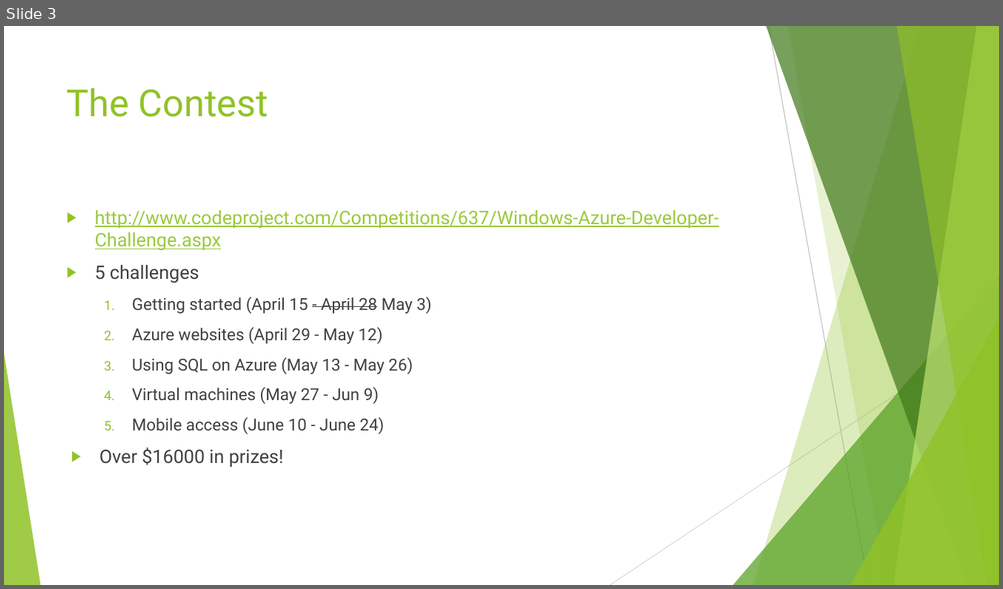
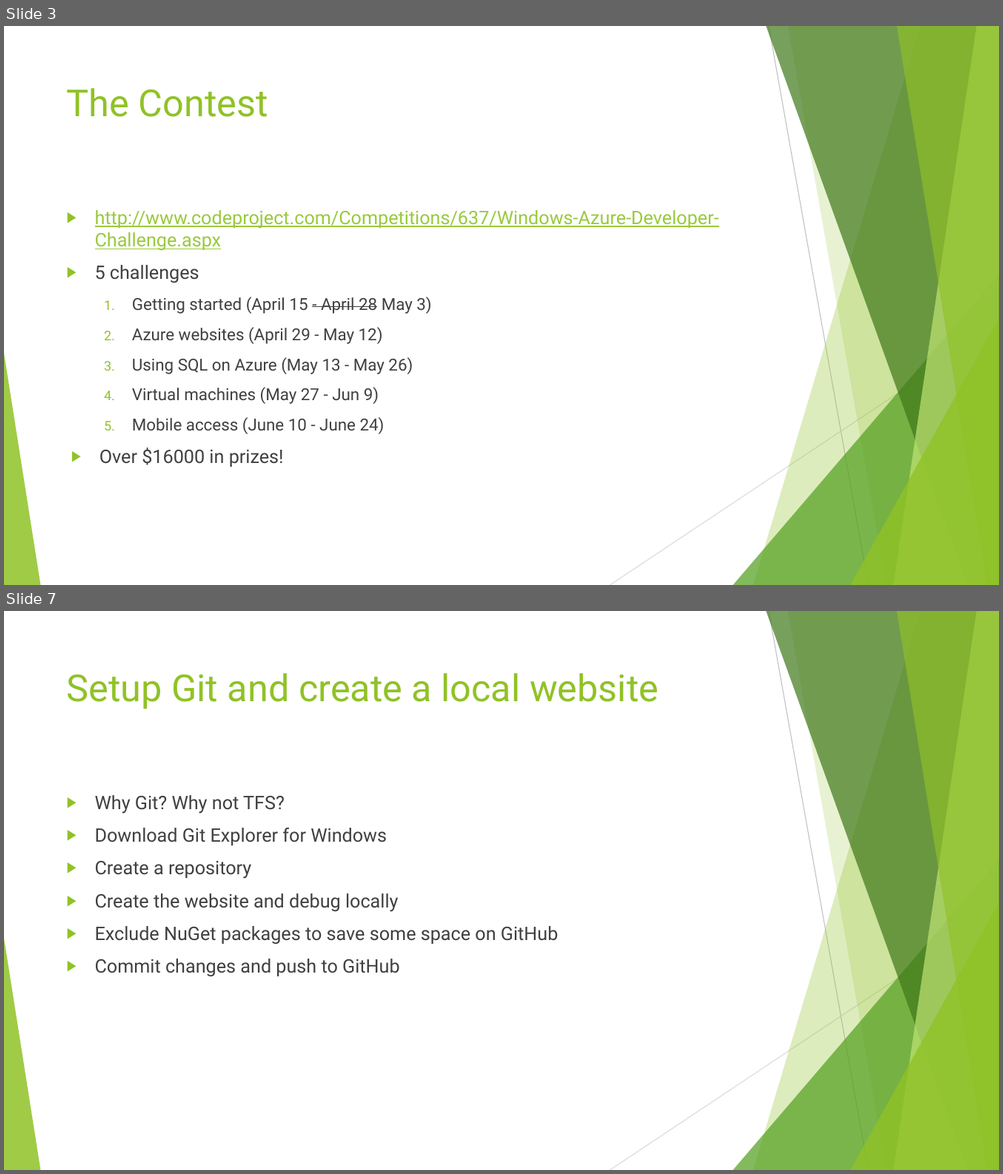
Before and after one commit to phillee007/youconf, a slide deck: The CodeProject Windows Azure Developer Contest.pptx. Shown one above the other, each under a label of ours: slide 3 before the commit, slides 3 and 7 after it; the slides between them are not shown. The pictures are 1003x589 and 1003x1174 pixels, drawn with LibreOffice and Linux fonts; fonts in the diff are those of the drawing. Boxes give left, top, right and bottom in pixels: in the first picture for what was removed or moved away, otherwise in the second. Text is boxed around its words. In the diff, an @@ line names an element or a change of style, - is before the commit and + after.

```diff
--- a/The CodeProject Windows Azure Developer Contest.pptx
+++ b/The CodeProject Windows Azure Developer Contest.pptx
@@ slide 7 added at bbox=[4, 611, 999, 1170], background #FFFFFF; not listed: 10 template elements that a slide beside it also shows @@
@@ title added at bbox=[67, 673, 658, 709], 36 pt, text #90C226 @@
+Setup Git and create a local website
@@ text added at bbox=[95, 795, 558, 977], 18 pt, text #404040 @@
+▶ Why Git? Why not TFS?
+▶ Download Git Explorer for Windows
+▶ Create a repository
+▶ Create the website and debug locally
+▶ Exclude NuGet packages to save some space on GitHub
+▶ Commit changes and push to GitHub
```
Also in this commit, not shown: 2 slides changed, 12 other slides added.
